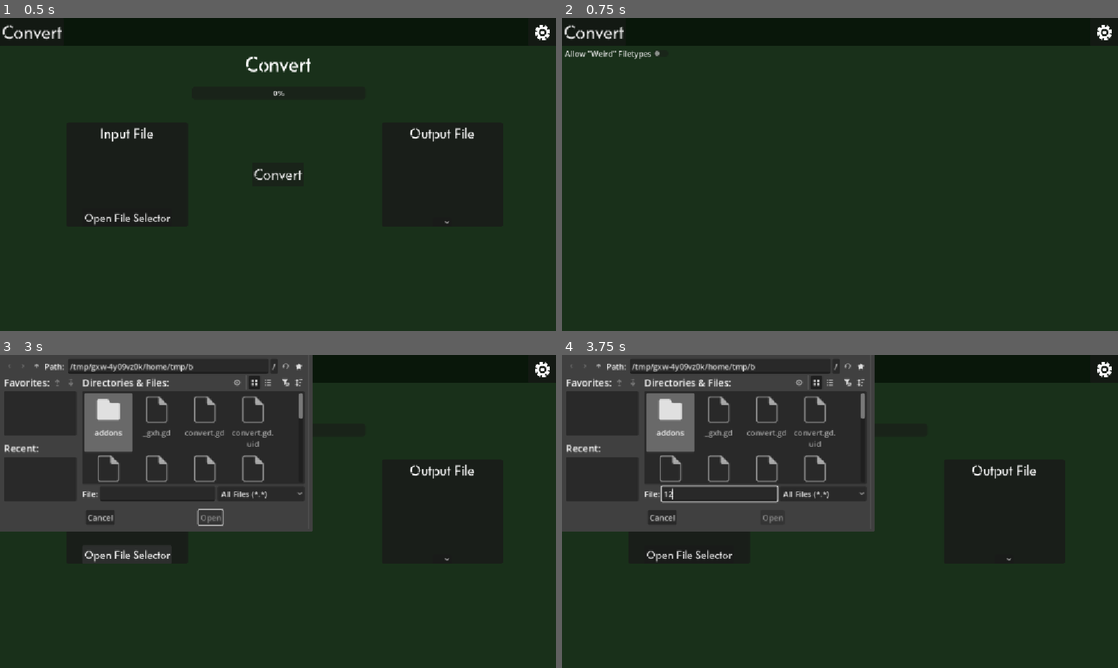
Above: before the commit, frames 1-4 (two rows, left to right).
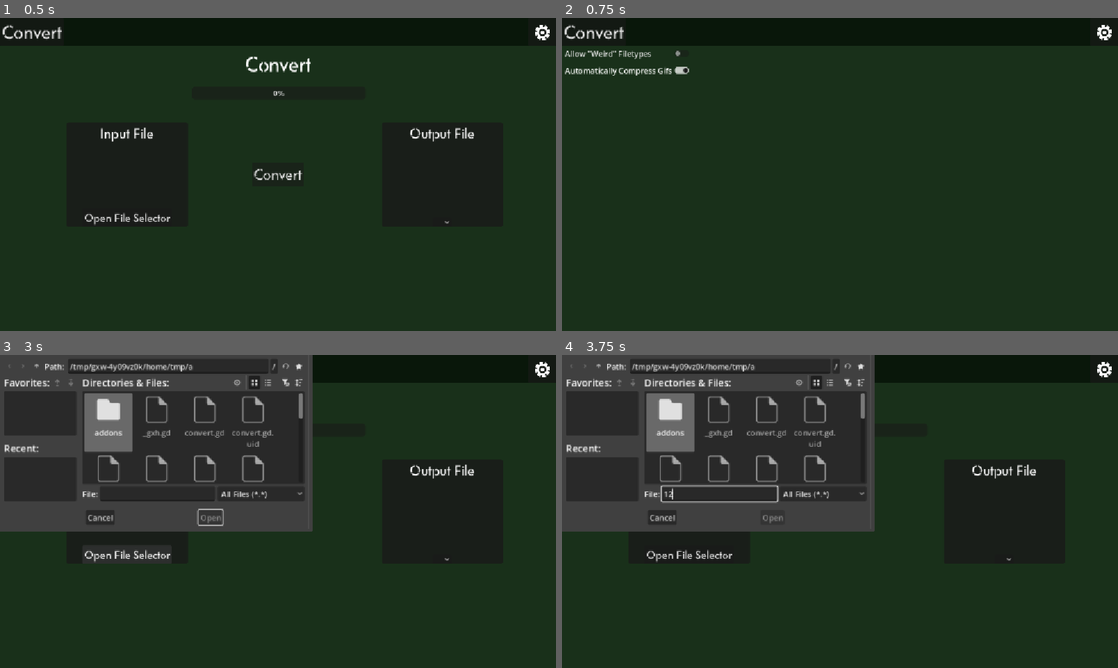
Above: after the commit, the same moments.

Repository: Typ0Codes/ff-mpeg-frontend
Game: Godot game, scene res://Convert.tscn
Same seed, same stepped clock (60 frames per second), same inputs: the game is played once before the commit and once after it.
Inputs (mouse positions are in pixels of both pictures, inside the frame that each line leads up to):
- Up to frame 1 (0.5 s): no input
- Up to frame 2 (0.75 s): click (1101, 30) at 0.5 s
- Up to frame 3 (3 s): click "Convert" at 1.25 s; click "Convert" at 2 s; click "Open File Selector" at 2.75 s
- Up to frame 4 (3.75 s): click (717, 492) at 3.52 s; type "12" at 3.6 s

Frame 1 is identical in both runs. In frame 2, 0.3% of the frame differs, in the area x 0-23%, y 10-19%; in frame 3, less than 0.1%; in frame 4, less than 0.1%.

Commit message:
Auto Compress Gifs
i also finished up weird filetypes

Diff:
--- a/Convert.tscn
+++ b/Convert.tscn
@@ -65,8 +65,9 @@
 grow_vertical = 2
 script = ExtResource("1_gih14")
 audio_extensions = PackedStringArray("mp3", "wav", "ogg", "m4a", "flac")
-video_extensions = PackedStringArray("mp4", "mkv", "mov", "webm", "ogv")
-audio_extensions_weird = PackedStringArray("")
+video_extensions = PackedStringArray("mp4", "mkv", "mov", "webm", "ogv", "gif")
+audio_extensions_weird = PackedStringArray("ac3", "amr", "caf", "dts", "aac", "oga", "opus", "ape", "eac3", "mka", "tta", "3ga")
+video_extensions_weird = PackedStringArray("m4v", "m4p", "3gp", "3g2", "psp", "f4v", "f4p", "avi", "flv", "ogv", "mpg", "gif (uncompressed)")
 
 [node name="BG Color" type="Panel" parent="." unique_id=1914869696]
 layout_mode = 1
--- a/Settings.tscn
+++ b/Settings.tscn
@@ -71,7 +71,14 @@
 
 [node name="WeirdFiles" type="CheckButton" parent="ScrollContainer/VBoxContainer" unique_id=1031398980]
 layout_mode = 2
+tooltip_text = "Allow for uncommenly used filetypes such as .3ga or .psp"
 text = "Allow \"Weird\" Filetypes"
+
+[node name="AutoCompressGifs" type="CheckButton" parent="ScrollContainer/VBoxContainer" unique_id=1371579601]
+layout_mode = 2
+tooltip_text = "Automatically Compress Gifs Unless otherwise specified s"
+text = "Automatically Compress Gifs"
 
 [connection signal="pressed" from="ControlBar/Convert" to="." method="_on_convert_pressed"]
 [connection signal="toggled" from="ScrollContainer/VBoxContainer/WeirdFiles" to="." method="_on_weird_files_toggled"]
+[connection signal="toggled" from="ScrollContainer/VBoxContainer/AutoCompressGifs" to="." method="_on_auto_compress_gifs_toggled"]
--- a/convert.gd
+++ b/convert.gd
@@ -52,11 +52,9 @@
 		push_error("No input file selected")
 		return
 
-
 	var prog_file_path = progress_path + "progress.txt"
 	if FileAccess.file_exists(prog_file_path):
 		DirAccess.remove_absolute(prog_file_path)
-
 
 	var probe_output := []
 	OS.execute("ffprobe", [
@@ -70,8 +68,16 @@
 		return
 	total_duration_us = int(probe_output[0].strip_edges().to_float() * 1000000.0)
 
-	out_path = outputpath + inputfile.get_file().get_basename() + extension
-	ffmpeg_pid = OS.create_process("ffmpeg", [
+	var real_ext := extension
+	var compressed_gif := false
+	if extension == ".gif" and Globals.CompressGifs:
+		compressed_gif = true
+	elif extension == ".gif (uncompressed)":
+		real_ext = ".gif"
+
+	out_path = outputpath + inputfile.get_file().get_basename() + real_ext
+
+	var args := [
 		"-y",
 		"-nostdin",
 		"-progress", prog_file_path,
@@ -79,8 +85,17 @@
 		"-nostats",
 		"-loglevel", "error",
 		"-i", inputfile,
-		out_path
-	])
+	]
+
+	if compressed_gif:
+		args.append_array([
+			"-vf", "fps=10,scale=320:-1:flags=lanczos,split[a][b];[a]palettegen[p];[b][p]paletteuse",
+			"-loop", "0",
+		])
+
+	args.append(out_path)
+
+	ffmpeg_pid = OS.create_process("ffmpeg", args)
 	if ffmpeg_pid == -1:
 		push_error("ffmpeg failed to launch")
 		return
@@ -94,10 +109,10 @@
 
 #long ass name
 func _extensionselector_dynamic_options() -> void:
-	if inputfile.get_extension() in audio_extensions:
+	if (inputfile.get_extension() in audio_extensions) or (inputfile.get_extension() in audio_extensions_weird):
 		for item in audio_extensions:
 			extenstionselector.add_item("." + item)
-	if inputfile.get_extension() in video_extensions:
+	elif (inputfile.get_extension() in video_extensions) or (inputfile.get_extension() in video_extensions_weird):
 		for item in video_extensions:
 			extenstionselector.add_item("." + item)
 
--- a/globals.gd
+++ b/globals.gd
@@ -3,6 +3,7 @@
 const SETTINGS_PATH := "user://settings.cfg"
 
 var weirdassfiletypes := false
+var CompressGifs := true
 
 
 func _ready() -> void:
@@ -13,14 +14,15 @@
 	var config := ConfigFile.new()
 	var err := config.load(SETTINGS_PATH)
 	if err != OK:
-		# first run (no file yet) or unreadable file: keep defaults
 		return
 	weirdassfiletypes = config.get_value("general", "weirdassfiletypes", false)
+	CompressGifs = config.get_value("general", "CompressGifs", true)
 
 
 func save_settings() -> void:
 	var config := ConfigFile.new()
 	config.set_value("general", "weirdassfiletypes", weirdassfiletypes)
+	config.set_value("general", "CompressGifs", CompressGifs)
 	var err := config.save(SETTINGS_PATH)
 	if err != OK:
 		push_error("Failed to save settings, error code: %d" % err)
--- a/settings.gd
+++ b/settings.gd
@@ -6,6 +6,7 @@
 # Called when the node enters the scene tree for the first time.
 func _ready() -> void:
 	$ScrollContainer/VBoxContainer/WeirdFiles.set_pressed_no_signal(Globals.weirdassfiletypes)
+	$ScrollContainer/VBoxContainer/AutoCompressGifs.set_pressed_no_signal(Globals.CompressGifs)
 
 
 # Called every frame. 'delta' is the elapsed time since the previous frame.
@@ -22,3 +23,7 @@
 
 func _on_convert_pressed() -> void:
 	get_tree().change_scene_to_file("res://Convert.tscn")
+
+
+func _on_auto_compress_gifs_toggled(toggled_on: bool) -> void:
+	Globals.CompressGifs = toggled_on
